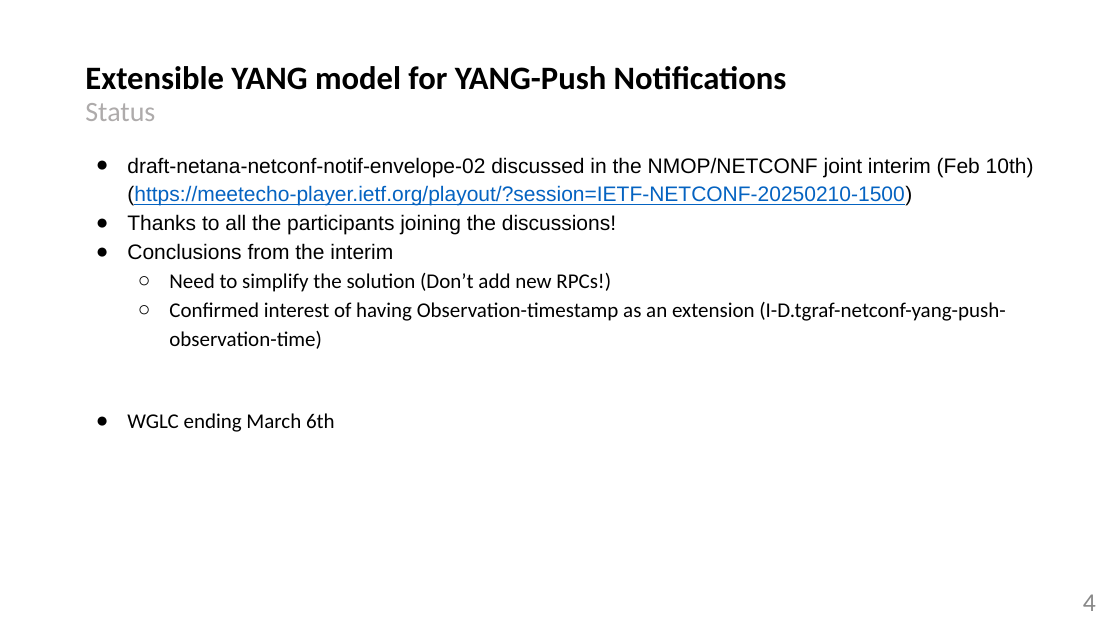
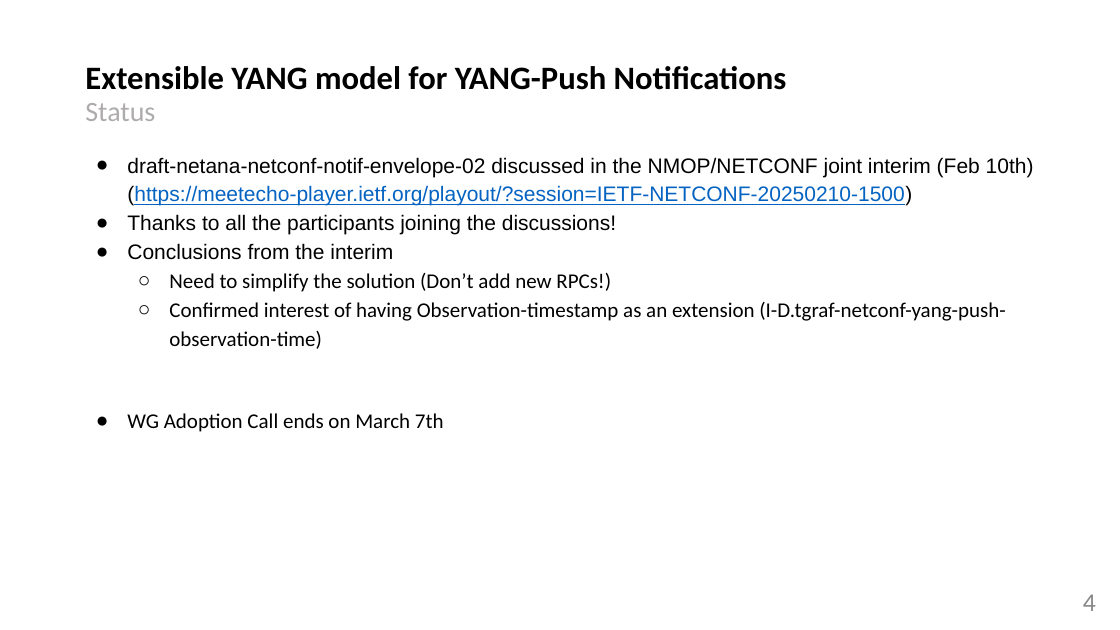
Before and after one commit to network-analytics/ietf-network-analytics-document-status, a slide deck: slide 4 of 122/NETCONF/draft-netana-netconf-notif-envelope-03.pptx. Drawn at 1120x630 pixels with LibreOffice and Linux fonts; fonts in the diff are those of the drawing. Boxes give left, top, right and bottom in pixels: in the first picture for what was removed or moved away, otherwise in the second. Text is boxed around its words. In the diff, an @@ line names an element or a change of style, - is before the commit and + after.

```diff
--- a/122/NETCONF/draft-netana-netconf-notif-envelope-03.pptx
+++ b/122/NETCONF/draft-netana-netconf-notif-envelope-03.pptx
@@ text at [127,413,444,432]: text changed @@
-● WGLC ending March 6th
+● WG Adoption Call ends on March 7th
```
Also in this commit, not shown: 2 other slides changed, 1 other file.
